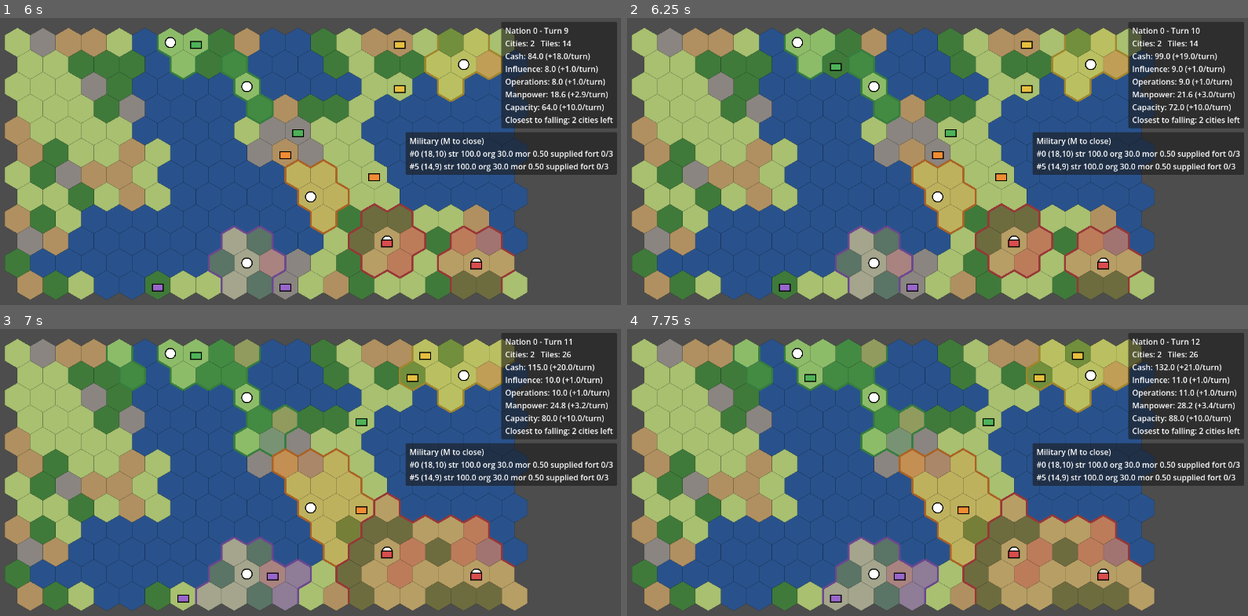
Above: before the commit, frames 1-4 (two rows, left to right).
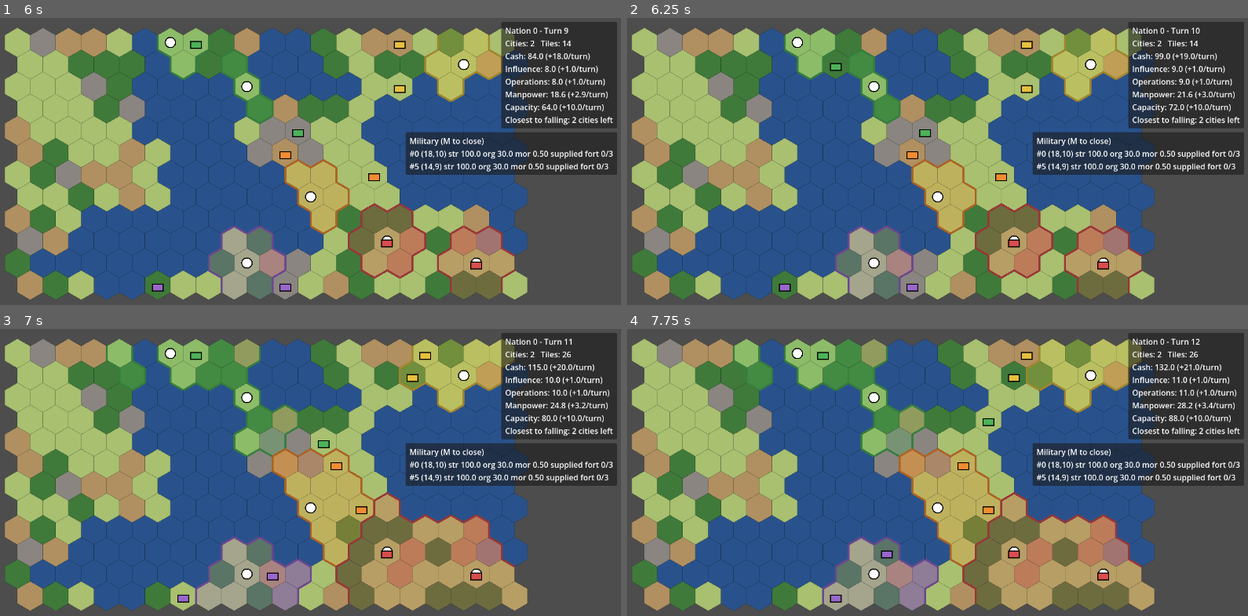
Above: after the commit, the same moments.

Repository: dwaite498/fault-lines-the-gift
Game: Godot game, scene res://scenes/main.tscn
Two runs of this game, one before a commit and one after it. Both use one fixed random seed, a clock stepped at 60 frames per second and the inputs below.
Inputs (mouse positions are in pixels of both pictures, inside the frame that each line leads up to):
- Up to frame 1 (6 s): tap Enter at 0.5, 2, 3.5 s; move the mouse to (447, 175) at 0.52 s; hold D 0.53-1.28 s; tap R at 0.6, 2.85, 5.1 s; click (447, 175) at 0.67 s; tap Space at 0.77, 1.25, 1.52, 2.75, 3.02, 3.77, 4.25, 4.52 s; move the mouse to (180, 213) at 1.27 s; tap M at 1.35, 3.6, 5.85 s; move the mouse to (372, 115) at 2.02 s; hold D 2.03-3.53 s; tap F at 2.1, 4.35 s; move the mouse to (273, 264) at 2.77 s; click (273, 264) at 2.92 s; move the mouse to (496, 247) at 3.52 s; move the mouse to (117, 141) at 4.27 s; move the mouse to (335, 193) at 5.02 s; click (335, 193) at 5.17 s; move the mouse to (211, 106) at 5.77 s; hold D from 5.78 s (still down)
- Up to frame 2 (6.25 s): keep holding D; tap Space at 6.02 s
- Up to frame 3 (7 s): keep holding D; move the mouse to (447, 486) at 6.52 s; tap F at 6.6 s; tap Space at 6.77 s
- Up to frame 4 (7.75 s): keep holding D; move the mouse to (807, 524) at 7.27 s; tap R at 7.35 s; click (807, 524) at 7.42 s; tap Space at 7.52 s

Frame 1 is identical in both runs. In frame 2, 0.2% of the frame differs, in the area x 45-54%, y 38-50%; in frame 3, 0.2%; in frame 4, 0.6%, in the area x 28-74%, y 7-88%.

Commit message:
Replace single-roll combat with grind resolution (Task 15)

Diff:
--- a/data/combat_config.json
+++ b/data/combat_config.json
@@ -1,10 +1,11 @@
 {
-	"roll_min": 0.5,
-	"roll_max": 1.5,
-	"base_strength_damage": 10,
-	"base_org_damage": 8,
-	"org_margin_factor": 0.5,
-	"winner_damage_factor": 0.5,
+	"base_dmg": 12,
+	"roll_min": 0.8,
+	"roll_max": 1.2,
+	"org_damage_share": 0.75,
+	"morale_offset": 1.5,
+	"city_defense_mult": 1.25,
+	"surrender_manpower_factor": 0.2,
 	"fortify_bonus_per_level": 0.1,
 	"max_fortify": 3,
 	"org_recovery_per_morale": 5
--- a/scripts/combat/division.gd
+++ b/scripts/combat/division.gd
@@ -21,6 +21,8 @@
 var fortify_level := 0
 ## True if it attacked or was attacked this turn (blocks org recovery).
 var in_combat := false
+## Equipment tier. Unused for now.
+var equipment_level := 1
 
 
 static func from_template(new_id: int, owner_nation: int, start_hex: Vector2i,
@@ -37,4 +39,5 @@
 	d.defense = float(template.defense)
 	d.move = int(template.move)
 	d.moves_left = d.move
+	d.equipment_level = int(template.get("equipment_level", 1))
 	return d
--- a/scripts/combat/division_roster.gd
+++ b/scripts/combat/division_roster.gd
@@ -11,6 +11,8 @@
 var templates: Dictionary = {}
 var combat: Dictionary = {}
 var rng := RandomNumberGenerator.new()
+## Set by main so surrenders can charge manpower. Optional.
+var economy: NationEconomy = null
 
 
 static func load_templates(path := CONFIG_PATH) -> Dictionary:
@@ -99,46 +101,62 @@
 			and defender.hex in hex_map.neighbors(attacker.hex))
 
 
-## Resolves one attack. The higher roll wins (ties go to the defender).
-## Loser: strength -(base + margin), org -(base + margin * factor). Winner takes
-## winner_damage_factor of that. Returns the rolls and outcomes, or {} if not allowed.
+## The defender's effective defense: defense * terrain_mult * fortify * city bonus.
+func defense_of(defender: Division, hex_map: HexMap) -> float:
+	var fort_mult: float = 1.0 + float(combat.fortify_bonus_per_level) * defender.fortify_level
+	var terrain_mult: float = hex_map.terrain_of(defender.hex).defense_mult
+	var city_mult: float = float(combat.city_defense_mult) if not hex_map.city_at(defender.hex).is_empty() else 1.0
+	return defender.defense * terrain_mult * fort_mult * city_mult
+
+
+## Damage one side deals: base_dmg * (attack / other_defense) * rand(roll_min..roll_max).
+func roll_damage(attack_value: float, other_defense: float) -> float:
+	return (float(combat.base_dmg) * (attack_value / other_defense)
+			* rng.randf_range(float(combat.roll_min), float(combat.roll_max)))
+
+
+## Grind resolution: both sides deal damage each attack (attacker's roll first).
+## The attacker's own defense is its plain defense stat (no terrain, fortify or
+## city bonus). The attacker never moves in. Returns both damages and outcomes,
+## or {} if not allowed.
 func attack(attacker: Division, defender: Division, hex_map: HexMap) -> Dictionary:
 	if not can_attack(attacker, defender, hex_map):
 		return {}
-	var roll_min: float = combat.roll_min
-	var roll_max: float = combat.roll_max
-	var atk: float = attacker.attack * rng.randf_range(roll_min, roll_max)
-	var fort_mult: float = 1.0 + combat.fortify_bonus_per_level * defender.fortify_level
-	var terrain_mult: float = hex_map.terrain_of(defender.hex).defense_mult
-	var def: float = (defender.defense * fort_mult * terrain_mult
-			* rng.randf_range(roll_min, roll_max))
-	var attacker_won := atk > def
-	var margin := absf(atk - def)
-	var str_dmg: float = combat.base_strength_damage + margin
-	var org_dmg: float = combat.base_org_damage + margin * combat.org_margin_factor
-	var winner_share: float = combat.winner_damage_factor
-	var winner := attacker if attacker_won else defender
-	var loser := defender if attacker_won else attacker
-	_damage(loser, str_dmg, org_dmg)
-	_damage(winner, str_dmg * winner_share, org_dmg * winner_share)
+	var def_defense := defense_of(defender, hex_map)
+	var atk_defense := attacker.defense
+	var dmg_to_defender := roll_damage(attacker.attack, def_defense)
+	var dmg_to_attacker := roll_damage(defender.attack, atk_defense)
+	var taken_by_defender := _damage(defender, dmg_to_defender)
+	var taken_by_attacker := _damage(attacker, dmg_to_attacker)
 	attacker.moves_left = 0
 	attacker.fortify_level = 0
 	attacker.in_combat = true
 	defender.in_combat = true
 	return {
-		"atk": atk, "def": def, "terrain_mult": terrain_mult, "attacker_won": attacker_won, "margin": margin,
+		"defender_defense": def_defense, "attacker_defense": atk_defense,
+		"damage_to_defender": dmg_to_defender, "damage_to_attacker": dmg_to_attacker,
+		"defender_org_loss": taken_by_defender.org, "defender_strength_loss": taken_by_defender.strength,
+		"attacker_org_loss": taken_by_attacker.org, "attacker_strength_loss": taken_by_attacker.strength,
 		"attacker_outcome": _after_combat(attacker, hex_map),
 		"defender_outcome": _after_combat(defender, hex_map),
 	}
 
 
-func _damage(d: Division, str_dmg: float, org_dmg: float) -> void:
+## Applies raw damage scaled by morale (* (morale_offset - morale)), split between
+## org and strength. Returns the {"org", "strength"} amounts applied before clamping.
+func _damage(d: Division, raw: float) -> Dictionary:
+	var scaled: float = raw * maxf(float(combat.morale_offset) - d.morale, 0.0)
+	var org_dmg: float = scaled * float(combat.org_damage_share)
+	var str_dmg: float = scaled * (1.0 - float(combat.org_damage_share))
+	d.org = maxf(d.org - org_dmg, 0.0)
 	d.strength = maxf(d.strength - str_dmg, 0.0)
-	d.org = maxf(d.org - org_dmg, 0.0)
+	return {"org": org_dmg, "strength": str_dmg}
 
 
 ## Strength 0: destroyed. Org 0: retreat 1 hex to a free friendly or neutral
-## land hex, or destroyed if there is none. Returns "destroyed", "retreated", or "held".
+## land hex. If boxed in, it surrenders: removed, and its nation loses
+## manpower = strength * surrender_manpower_factor (never below 0).
+## Returns "destroyed", "retreated", "surrendered", or "held".
 func _after_combat(d: Division, hex_map: HexMap) -> String:
 	if d.strength <= 0.0:
 		divisions.erase(d)
@@ -153,8 +171,10 @@
 			d.fortify_level = 0
 			return "retreated"
 	divisions.erase(d)
-	return "destroyed"
-
+	if economy and economy.stocks.has(d.nation):
+		var stock: Dictionary = economy.stocks[d.nation]
+		stock.manpower = maxf(float(stock.manpower) - d.strength * float(combat.surrender_manpower_factor), 0.0)
+	return "surrendered"
 
 # --- Turn ---
 
--- a/scripts/main.gd
+++ b/scripts/main.gd
@@ -31,6 +31,7 @@
 	add_child(_view)
 	_economy = NationEconomy.new()
 	_economy.setup(_view.hex_map)
+	_view.roster.economy = _economy
 	_panel = UnitPanel.new()
 	_panel.max_fortify = int(_view.roster.combat.max_fortify)
 	add_child(_panel)
Not shown, changed: docs/DESIGN.md
